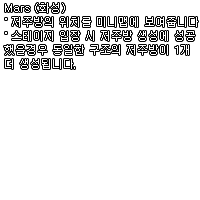
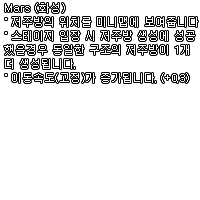
Before/after of a 200 x 200 layered artwork. What changed in the layer stack:
painted on "Mars (화성) ˚ 저주방의 위치를 미니맵에 보여줍니다 ˚ 스테이지 입장 시 저주방 생성에 성공 했을경우 동일한" over (5, 73, 189, 83)
